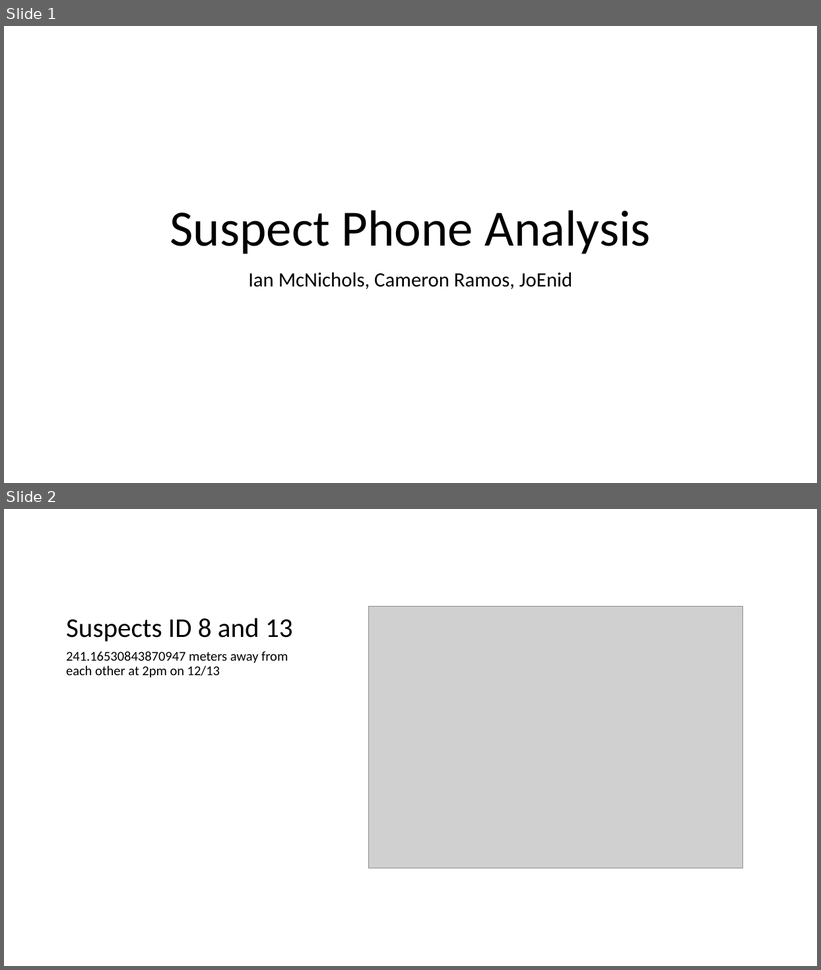
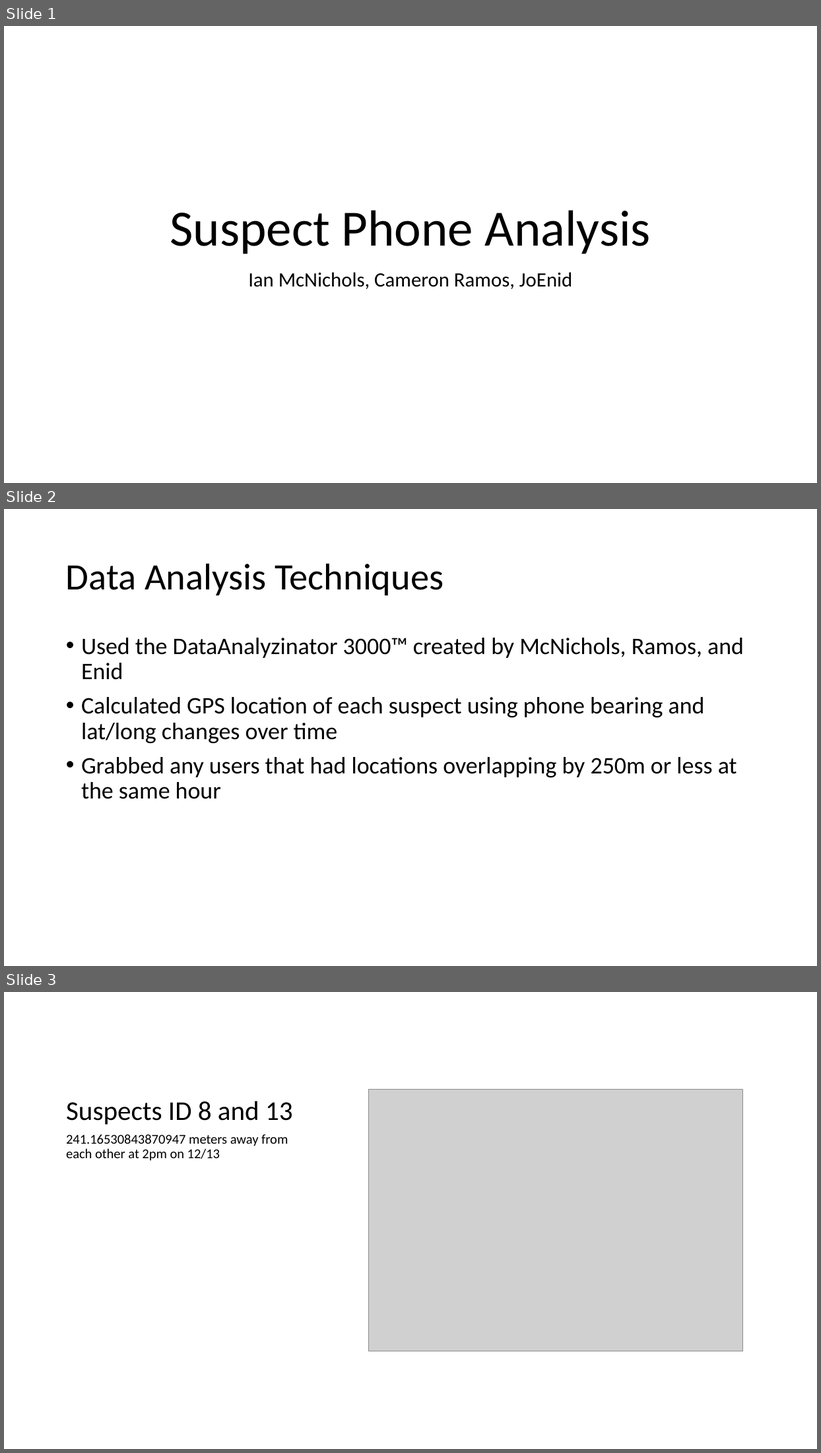
Before and after one commit to ian-mcnichols/CS_480, a slide deck: 480_HW1.pptx. Shown one above the other, each under a label of ours: slides 1 and 2 before the commit, slides 1, 2 and 3 after it. The pictures are 821x970 and 821x1453 pixels, drawn with LibreOffice and Linux fonts; fonts in the diff are those of the drawing; grey boxes stand for pictures. Boxes give left, top, right and bottom in pixels: in the first picture for what was removed or moved away, otherwise in the second. Text is boxed around its words. In the diff, an @@ line names an element or a change of style, - is before the commit and + after.

```diff
--- a/480_HW1.pptx
+++ b/480_HW1.pptx
@@ slide 2 added at box(4, 509, 817, 966), background #FFFFFF @@
@@ title added at box(66, 563, 444, 595), 44 pt, text #000000 @@
+Data Analysis Techniques
@@ text added at box(81, 638, 744, 799), 28 pt, text #000000 @@
+• Used the DataAnalyzinator 3000™ created by McNichols, Ramos, and Enid
+• Calculated GPS location of each suspect using phone bearing and lat/long changes over time
+• Grabbed any users that had locations overlapping by 250m or less at the same hour
@@ what was slide 2 is now slide 3 @@
```
Also in this commit, not shown: 2 other slides added, 3 other files.
